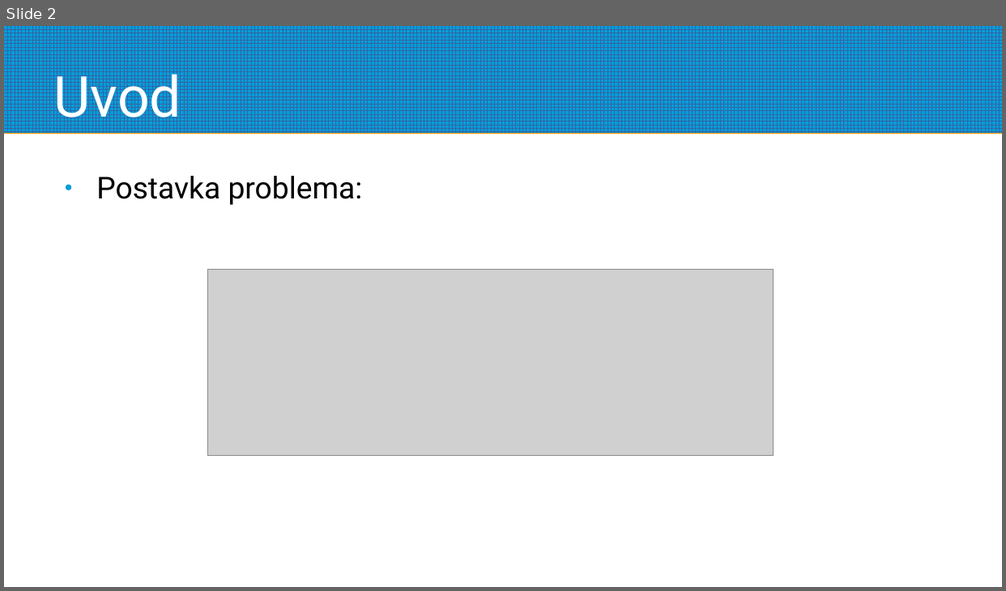
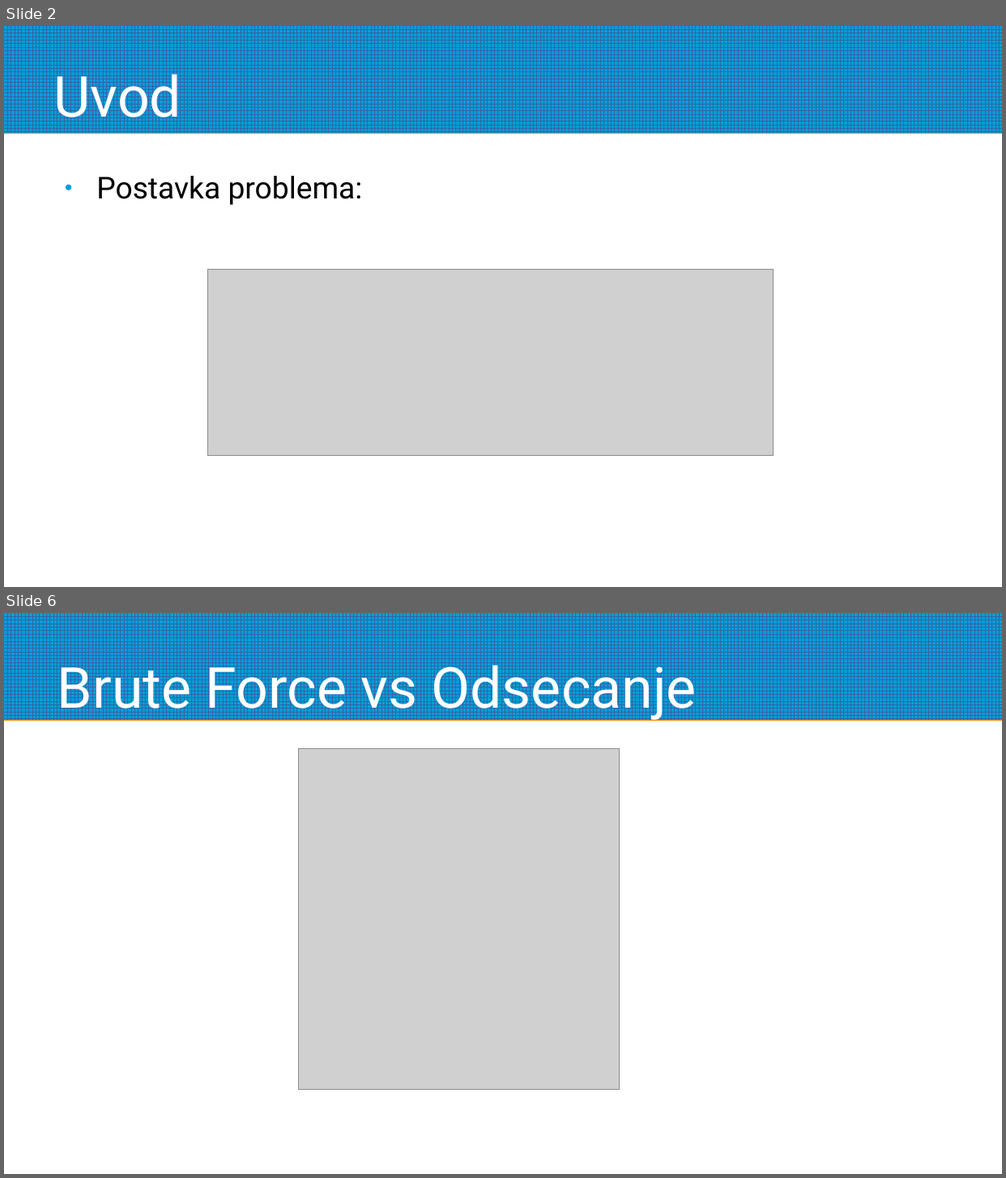
Before and after one commit to aleksakojadinovic/RI-nearest-string, a slide deck: docs/csp.odp. Shown one above the other, each under a label of ours: slide 2 before the commit, slides 2 and 6 after it; the slides between them are not shown. The pictures are 1006x591 and 1006x1178 pixels, drawn with LibreOffice and Linux fonts; fonts in the diff are those of the drawing; grey boxes stand for pictures. Boxes give left, top, right and bottom in pixels: in the first picture for what was removed or moved away, otherwise in the second. Text is boxed around its words. In the diff, an @@ line names an element or a change of style, - is before the commit and + after.

```diff
--- a/docs/csp.odp
+++ b/docs/csp.odp
@@ slide 6 added at (4, 613, 1002, 1174), background #FFFFFF; not listed: 1 template element that a slide beside it also shows @@
@@ title added at (57, 657, 697, 722), 45 pt, text #FFFFFF @@
+Brute Force vs Odsecanje
@@ picture added at (298, 749, 620, 1089) @@
```
Also in this commit, not shown: 13 other slides added, 2 slides removed, 12 other files.
